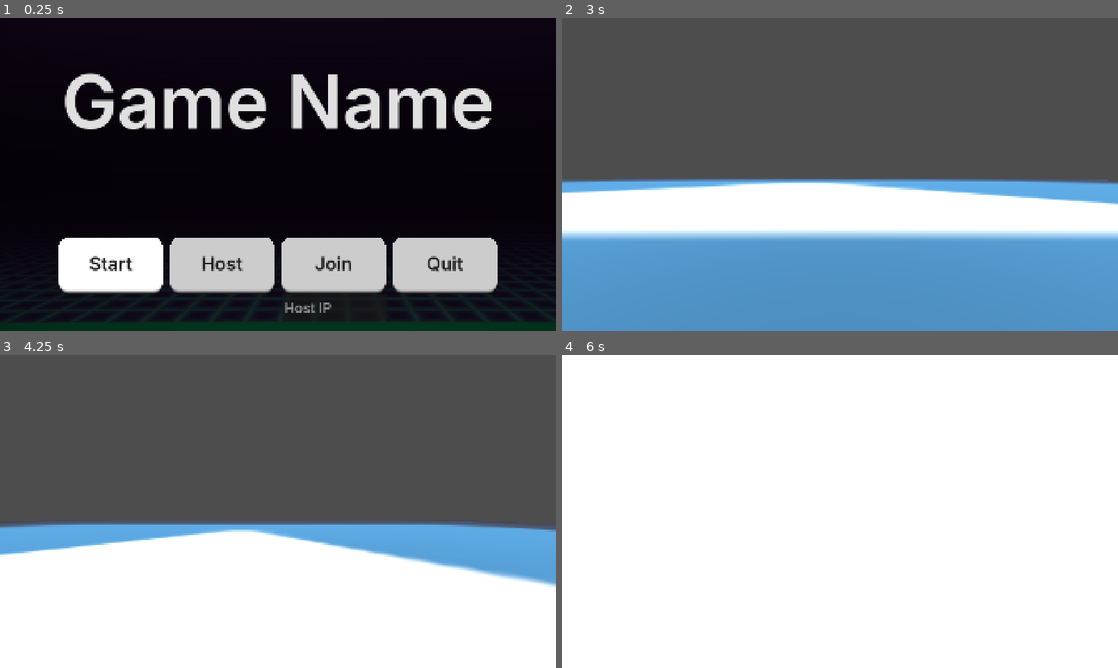
Above: before the commit, frames 1-4 (two rows, left to right).
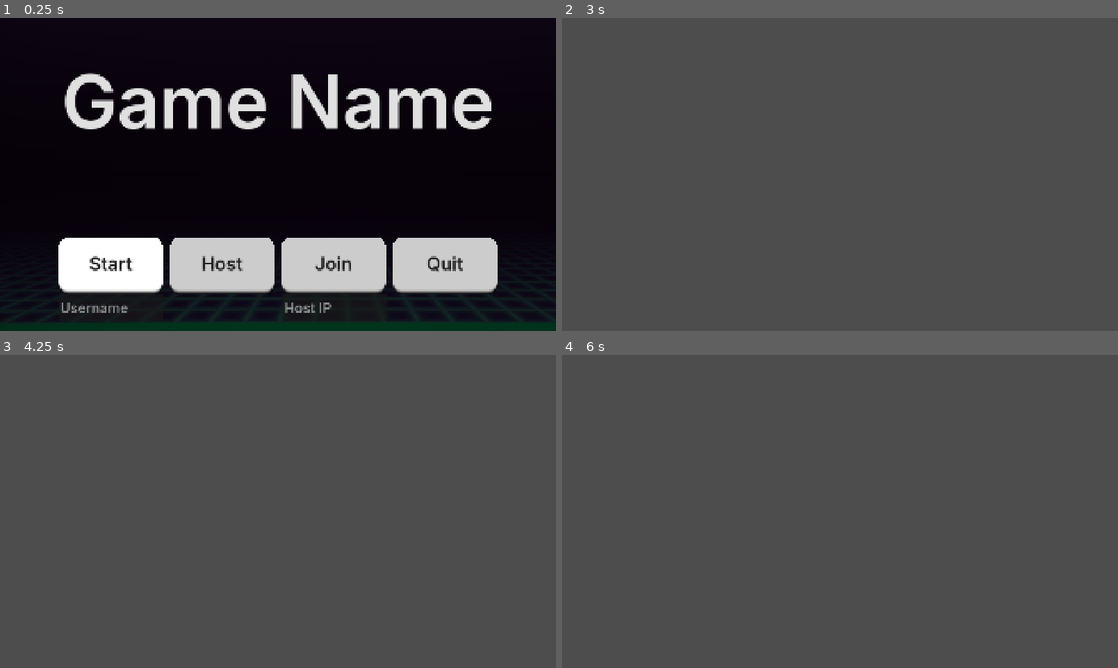
Above: after the commit, the same moments.

Repository: Sam23500/multiplayer
Game: Godot game, scene res://root.tscn
Two runs of this game, one before a commit and one after it. Both use one fixed random seed, a clock stepped at 60 frames per second and the inputs below. The engine's default icon, where the game draws it, is replaced by a stand-in: a white triangle on a blue panel in a dark square.
Inputs (mouse positions are in pixels of both pictures, inside the frame that each line leads up to):
- Up to frame 1 (0.25 s): no input
- Up to frame 2 (3 s): click (895, 309) at 0.52 s; type "12" at 0.6 s; click "Host" at 1.25 s; click "Join" at 2 s; click "Start" at 2.75 s
- Up to frame 3 (4.25 s): tap Enter (enter) at 3.5, 3.6 s; move the mouse to (305, 511) at 3.52 s; hold W (move_forward) from 3.53 s (still down); tap Space (jump) at 3.77 s
- Up to frame 4 (6 s): move the mouse to (812, 511) at 4.27 s; tap Enter (enter) at 4.35, 5.1, 5.85 s; tap Space (jump) at 4.52 s; move the mouse to (895, 442) at 5.02 s; release W (move_forward) at 5.03 s; hold D (move_right) 5.03-5.78 s; move the mouse to (834, 517) at 5.77 s; hold W (move_forward) from 5.78 s (still down)

The runs differ from the first frame. In frame 1, 0.2% of the frame differs, in the area x 11-23%, y 90-95%; in frame 2, 49%; in frame 3, 47%; in frame 4, 100%, in the area x 0-100%, y 0-100%.
Error after the commit: Invalid access to property or key 'connection_type' on a base object of type 'Dictionary'. (res://level.gd:18)

Commit message:
username display

Diff:
--- a/AutoLoad Scripts/NetworkManager.gd
+++ b/AutoLoad Scripts/NetworkManager.gd
@@ -9,13 +9,14 @@
 
 const PORT = 36666
 const DEFAULT_SERVER_IP = "127.0.0.1" # IPv4 localhost, replace with server
-const MAX_CONNECTIONS = 5
+const MAX_CONNECTIONS = 4
 
 # This will contain player info for every player,
 # with the keys being each player's unique IDs.
-var players = {}
+var players : Dictionary[int, Dictionary] = {1: {}}
 
 var connection_type := "player"
+var local_name := ""
 
 func _ready():
 	multiplayer.peer_connected.connect(_on_player_connected)
@@ -42,7 +43,6 @@
 
 
 
-
 func create_game():
 	var peer = ENetMultiplayerPeer.new()
 	var error = peer.create_server(PORT, MAX_CONNECTIONS)
@@ -50,8 +50,9 @@
 		return error
 	multiplayer.multiplayer_peer = peer
 
-	players[1] = connection_type
-	player_connected.emit(1, connection_type)
+	players[1]["connection_type"] = connection_type
+	players[1]["username"] = local_name
+	player_connected.emit(1,  players[1])
 
 
 #func remove_multiplayer_peer():
@@ -61,7 +62,7 @@
 # When a peer connects, send them my player info.
 # This allows transfer of all desired data for each player, not only the unique ID.
 func _on_player_connected(id):
-	_register_player.rpc_id(id, connection_type)
+	_register_player.rpc_id(id, players[multiplayer.get_unique_id()])
 
 
 @rpc("any_peer", "reliable")
@@ -80,8 +81,10 @@
 func _on_connected_ok():
 	print("Connected")
 	var peer_id = multiplayer.get_unique_id()
-	players[peer_id] = connection_type
-	player_connected.emit(peer_id, connection_type)
+	players.get_or_add(peer_id, {})
+	players[peer_id]["connection_type"] = connection_type
+	players[peer_id]["username"] = local_name
+	player_connected.emit(peer_id, players[peer_id])
 
 
 func _on_connected_fail():
@@ -94,3 +97,11 @@
 	multiplayer.multiplayer_peer = OfflineMultiplayerPeer.new()
 	players.clear()
 	server_disconnected.emit()
+
+
+@rpc("any_peer", "call_local")
+func update_name(new_name: String):
+	print("change received")
+	local_name = new_name
+	var player_id = multiplayer.get_remote_sender_id()
+	players[player_id]["username"] = new_name
--- a/game.gd
+++ b/game.gd
@@ -18,7 +18,7 @@
 
 	if player_dict.is_empty():
 		# singleplayer
-		player_dict = {1:"host"}
+		player_dict = {1:{"connection_type": "host"}}
 		pass
 
 	var spawnpoints := spawner.get_children()
--- a/level.gd
+++ b/level.gd
@@ -11,11 +11,11 @@
 func _ready() -> void:
 	if NetworkManager.players.is_empty():
 		# singleplayer situation
-		NetworkManager.players = {1: NetworkManager.connection_type}
+		NetworkManager.players = {1: {"connection_type": NetworkManager.connection_type}}
 		pass
 
 	for i in NetworkManager.players:
-		if NetworkManager.players[i] == "dedicated":
+		if NetworkManager.players[i]["connection_type"] == "dedicated":
 			is_dedicated = true
 			print("Running on Dedicated Server")
 
--- /dev/null
+++ b/name_tag.gd
@@ -0,0 +1,18 @@
+extends Label
+
+@export var max_font_size: int = 64
+@export var min_font_size: int = 12
+
+func shrink_to_fit():
+	var font = get_theme_font("font")
+	var current_size = max_font_size
+
+	# Loop down from max size until the text width fits within the label width
+	while current_size > min_font_size:
+		var text_size = font.get_string_size(text, HORIZONTAL_ALIGNMENT_LEFT, -1, current_size)
+		if text_size.x <= size.x:
+			break
+		current_size -= 1
+
+	# Apply the newly calculated font size override
+	add_theme_font_size_override("font_size", current_size)
--- a/player.gd
+++ b/player.gd
@@ -1,14 +1,17 @@
 class_name Player
 extends CharacterBody3D
 
-const JUMP_VELOCITY: float = 4.5
+var id : int
+var username := ""
+
+const JUMP_VELOCITY := 4.5
 
 var max_health := 100
 var health := 100
 
 var gravity := 9.8
 
-var max_speed: float = 5.0
+var max_speed := 5.0
 
 var syncPos := Vector3(0.0, 0.0, 0.0)
 
@@ -24,11 +27,18 @@
 
 func _ready() -> void:
 	syncPos = global_position
-
-	GameManager.player_info[int(name)] = {"spawnpoint":syncPos, "node":self}
+	id = int(name)
+	username = NetworkManager.players[id]["username"]
+	GameManager.player_info[id] = {}
+	GameManager.player_info[id]["username"] = username
+	$PlayerInfoDisplay/SubViewport/NameTag.text = username
+	$PlayerInfoDisplay/SubViewport/NameTag.shrink_to_fit()
+	#GameManager.player_info[int(name)] = {"username":username, "spawnpoint":syncPos, "node":self}
 	NetworkManager.player_disconnected.connect(_on_player_disconnected)
 	if is_multiplayer_authority():
 		remove_child(info_display)
+
+
 func _physics_process(delta: float) -> void:
 
 	if not is_multiplayer_authority():
--- a/player.tscn
+++ b/player.tscn
@@ -1,6 +1,8 @@
 [gd_scene format=3 uid="uid://bbb6uhyhkrkuo"]
 
 [ext_resource type="Script" uid="uid://cp6o0egq4smi0" path="res://player.gd" id="1_onrkg"]
+[ext_resource type="Theme" uid="uid://33p8pjnjvodd" path="res://assets/theme.tres" id="2_onrkg"]
+[ext_resource type="Script" uid="uid://cub1m0l3hrl8t" path="res://name_tag.gd" id="3_i3pqv"]
 
 [sub_resource type="CapsuleMesh" id="CapsuleMesh_4flbx"]
 
@@ -40,11 +42,21 @@
 texture = SubResource("ViewportTexture_4flbx")
 
 [node name="SubViewport" type="SubViewport" parent="PlayerInfoDisplay" unique_id=1841744970]
-size = Vector2i(200, 40)
+size = Vector2i(200, 120)
 
 [node name="HealthBar" type="ProgressBar" parent="PlayerInfoDisplay/SubViewport" unique_id=1633895547]
+offset_top = 80.0
 offset_right = 200.0
-offset_bottom = 40.0
+offset_bottom = 120.0
 theme_override_styles/fill = SubResource("StyleBoxFlat_4flbx")
 value = 100.0
 show_percentage = false
+
+[node name="NameTag" type="Label" parent="PlayerInfoDisplay/SubViewport" unique_id=1535584897]
+offset_right = 200.0
+offset_bottom = 80.0
+theme = ExtResource("2_onrkg")
+text = "User"
+horizontal_alignment = 1
+vertical_alignment = 2
+script = ExtResource("3_i3pqv")
--- a/root.gd
+++ b/root.gd
@@ -19,9 +19,9 @@
 	NetworkManager.player_disconnected.connect(_on_player_disconnected)
 	NetworkManager.server_disconnected.connect(_on_server_disconnected)
 
-func _on_player_connected(_pid, info):
+func _on_player_connected(pid, info):
 	connection_timer.stop()
-	if info == "dedicated":
+	if info["connection_type"] == "dedicated":
 		dedicated_correction = 1
 	$MainMenuStuff/PlayersJoined.text = "Players in Lobby: %s" %(NetworkManager.players.size() - dedicated_correction)
 	$MainMenuStuff/PlayersJoined.visible = true
@@ -40,6 +40,7 @@
 	$MainMenuStuff.visible = false
 
 func join_game():
+	print(multiplayer.get_unique_id())
 	NetworkManager.join_game($MainMenuStuff/HostIP.text)
 	# Start a timer to check if joining
 	connection_timer.start()
@@ -61,3 +62,8 @@
 	$MainMenuStuff.visible=true
 	$Background.visible = true
 	$MainMenuStuff/PlayersJoined.text = "Lost Connection to Server"
+
+
+func _on_name_changed(new_text: String) -> void:
+	print("change detected")
+	NetworkManager.update_name.rpc(new_text)
--- a/root.tscn
+++ b/root.tscn
@@ -33,6 +33,16 @@
 anchors_preset = 0
 offset_right = 40.0
 offset_bottom = 40.0
+
+[node name="Name" type="LineEdit" parent="MainMenuStuff" unique_id=558025744]
+layout_mode = 0
+offset_left = 204.0
+offset_top = 955.0
+offset_right = 563.0
+offset_bottom = 1046.0
+theme = ExtResource("2_vvh5c")
+theme_override_font_sizes/font_size = 48
+placeholder_text = "Username"
 
 [node name="HostIP" type="LineEdit" parent="MainMenuStuff" unique_id=1651144391]
 layout_mode = 0
@@ -119,4 +129,5 @@
 wait_time = 5.0
 one_shot = true
 
+[connection signal="text_changed" from="MainMenuStuff/Name" to="." method="_on_name_changed"]
 [connection signal="timeout" from="ConnectionTimer" to="." method="_on_connection_timer_timeout"]
Not shown, added: name_tag.gd.uid
